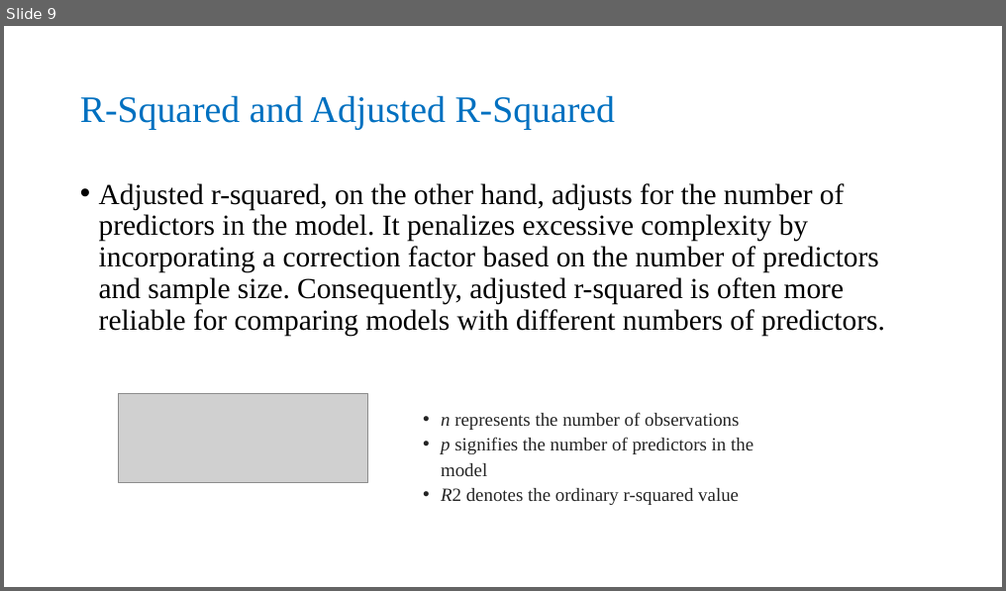
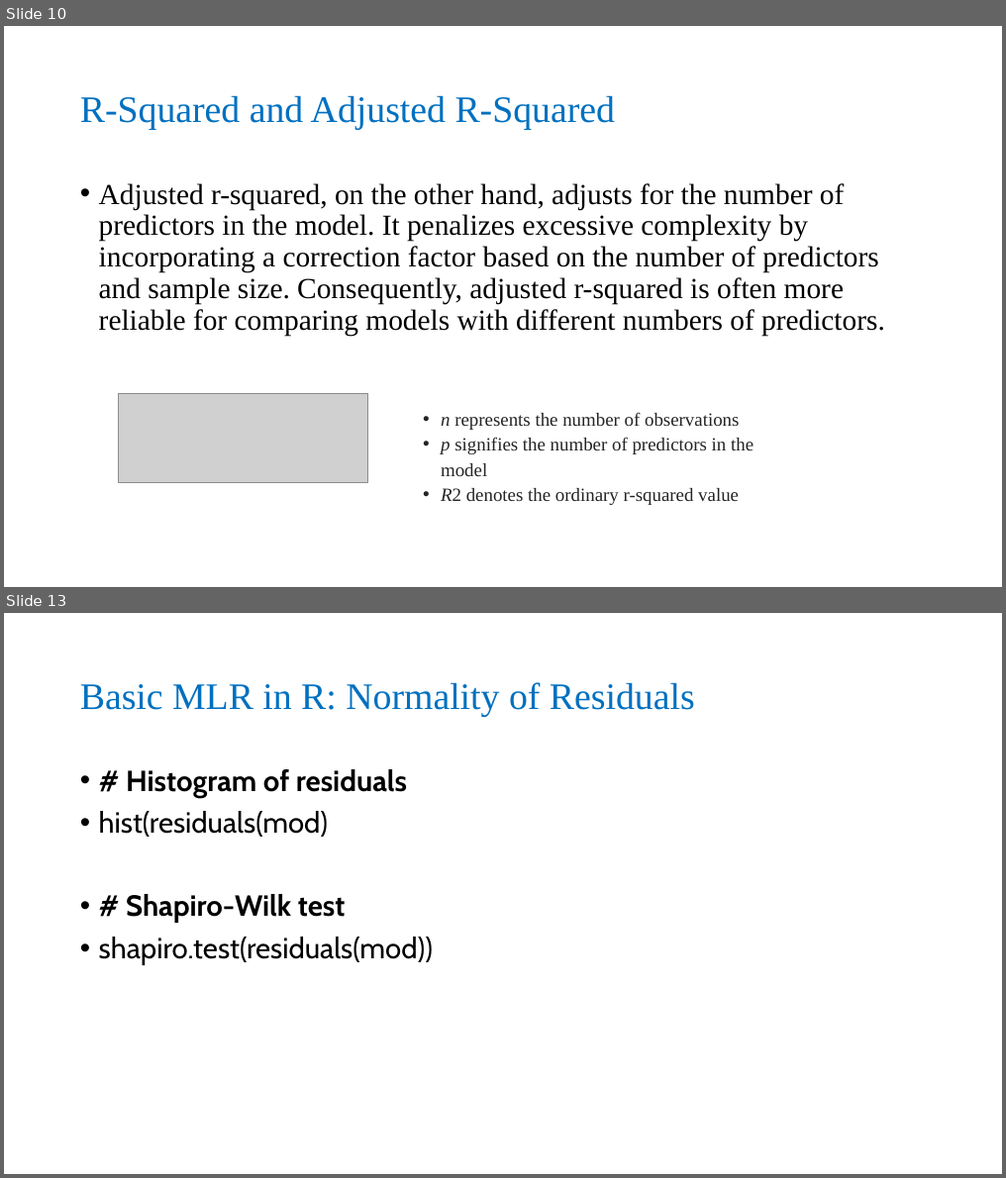
Before and after one commit to PEGutierrezF/Stats_Grad, a slide deck: Module 13 Multiple Linear Regression/Multiple Linear Regression Lecturer 2024 .pptx. Shown one above the other, each under a label of ours: slide 9 before the commit, slides 10 and 13 after it; the slides between them are not shown. The pictures are 1006x591 and 1006x1178 pixels, drawn with LibreOffice and Linux fonts; fonts in the diff are those of the drawing; grey boxes stand for pictures. Boxes give left, top, right and bottom in pixels: in the first picture for what was removed or moved away, otherwise in the second. Text is boxed around its words. In the diff, an @@ line names an element or a change of style, - is before the commit and + after.

```diff
--- a/Module 13 Multiple Linear Regression/Multiple Linear Regression Lecturer 2024 .pptx
+++ b/Module 13 Multiple Linear Regression/Multiple Linear Regression Lecturer 2024 .pptx
@@ slide 13 added at [4,613,1002,1174], background #FFFFFF @@
@@ title added at [80,682,695,717], 36 pt, text #0070C0 @@
+Basic MLR in R: Normality of Residuals
@@ text added at [99,769,433,965], 28 pt, text #000000 @@
+• # Histogram of residuals
+• hist(residuals(mod)
+• # Shapiro-Wilk test
+• shapiro.test(residuals(mod))
@@ what was slide 9 is now slide 10 @@
```
Also in this commit, not shown: 1 slide changed, 3 other slides added, 3 other files.
